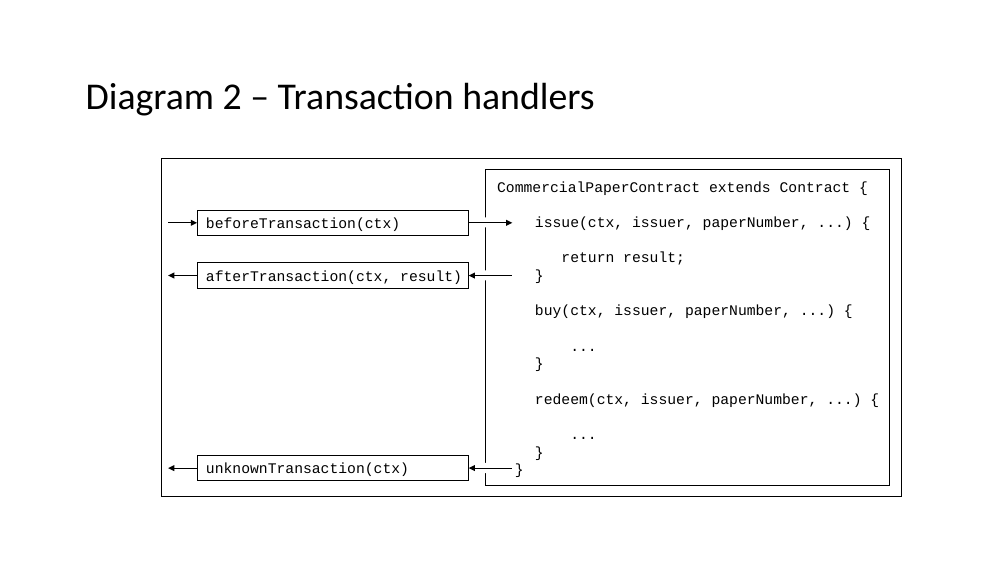
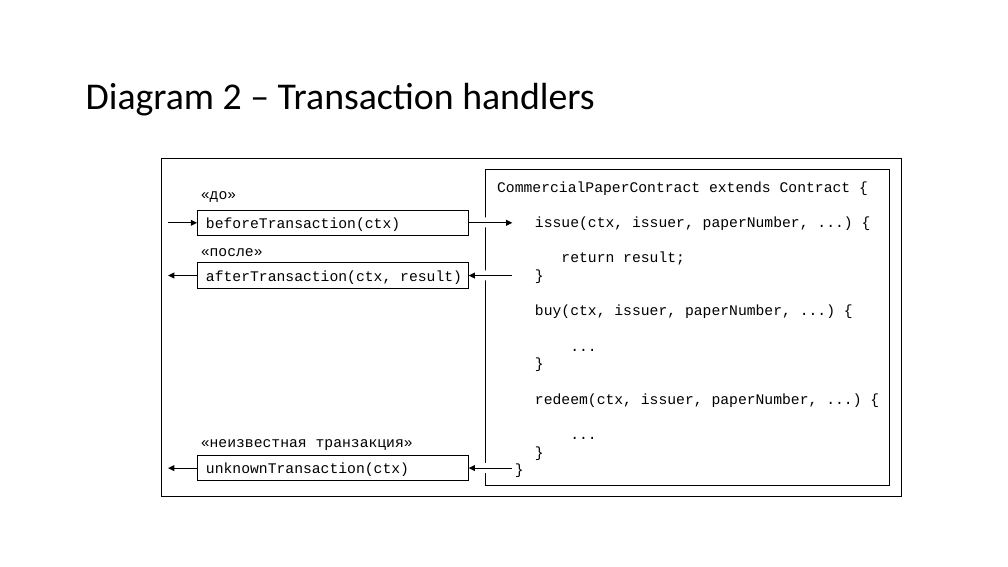
Before and after one commit to hyperledger/fabric-docs-i18n, a slide deck: slide 4 of docs/locale/ru_RU/source/developapps/diagrams.pptx. Drawn at 1008x567 pixels with LibreOffice and Linux fonts; fonts in the diff are those of the drawing. Boxes give left, top, right and bottom in pixels: in the first picture for what was removed or moved away, otherwise in the second. Text is boxed around its words. In the diff, an @@ line names an element or a change of style, - is before the commit and + after.

```diff
--- a/docs/locale/ru_RU/source/developapps/diagrams.pptx
+++ b/docs/locale/ru_RU/source/developapps/diagrams.pptx
@@ text added at [201,191,236,202], 14 pt, text #000000 @@
+«до»
@@ text added at [201,248,263,256], 14 pt, text #000000 @@
+«после»
@@ text added at [201,439,413,450], 14 pt, text #000000 @@
+«неизвестная транзакция»
```
Also in this commit, not shown: 2 other files.
